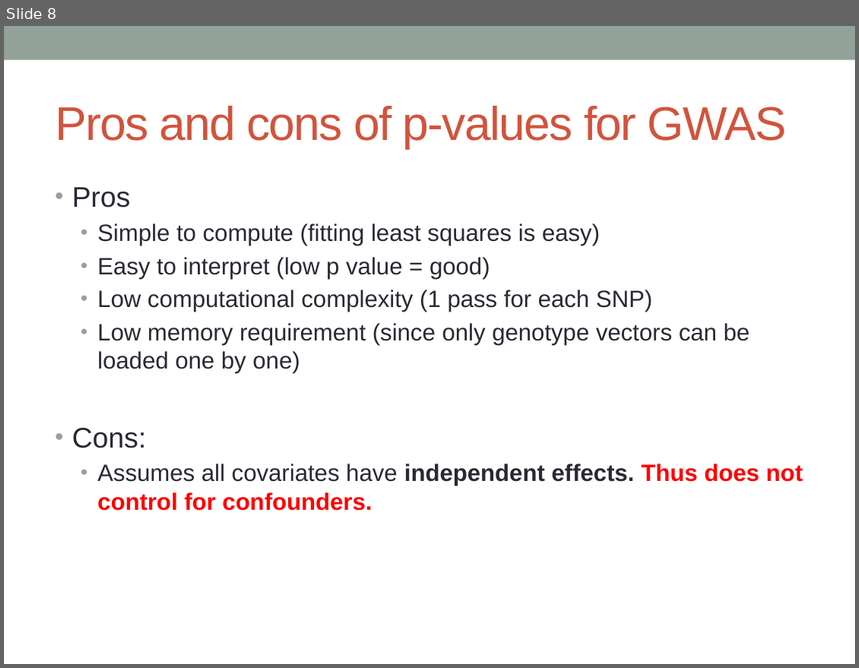
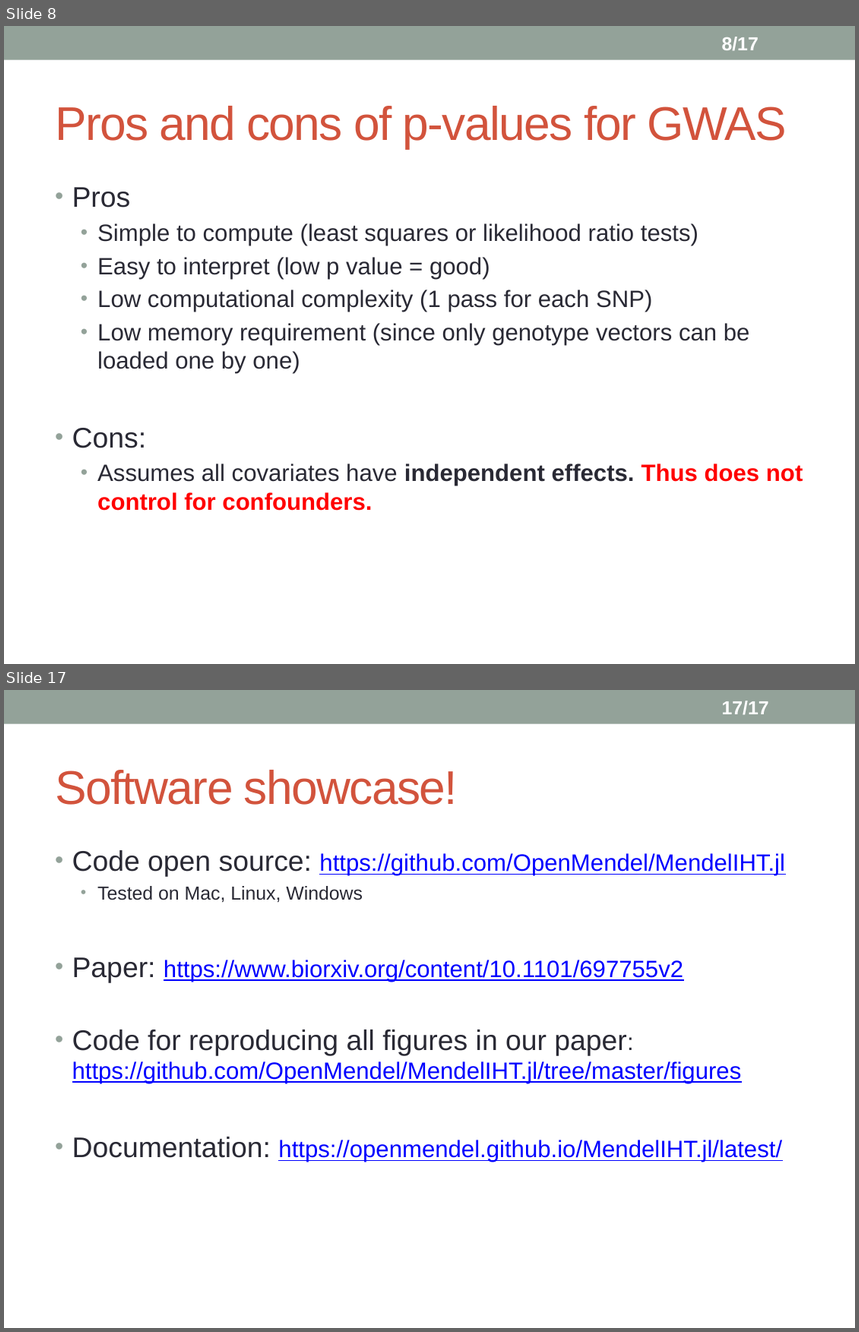
Before and after one commit to biona001/public-talks, a slide deck: QCBio luncheon 2020/Presentation1.pptx. Shown one above the other, each under a label of ours: slide 8 before the commit, slides 8 and 17 after it; the slides between them are not shown. The pictures are 859x668 and 859x1332 pixels, drawn with LibreOffice and Linux fonts; fonts in the diff are those of the drawing. Boxes give left, top, right and bottom in pixels: in the first picture for what was removed or moved away, otherwise in the second. Text is boxed around its words. In the diff, an @@ line names an element or a change of style, - is before the commit and + after.

```diff
--- a/QCBio luncheon 2020/Presentation1.pptx
+++ b/QCBio luncheon 2020/Presentation1.pptx
@@ slide 17 added at [4,690,855,1328], background #FFFFFF; not listed: 1 template element that a slide beside it also shows @@
@@ page number added at [722,701,769,715], 16 pt, text #FFFFFF, bold @@
+17/17
@@ title added at [55,770,458,805], 40 pt, text #D2533C @@
+Software showcase!
@@ text added at [72,850,785,1163], 20 pt, text #0000FF, underline @@
+• Code open source: https://github.com/OpenMendel/MendelIHT.jl
+  • Tested on Mac, Linux, Windows
+• Paper: https://www.biorxiv.org/content/10.1101/697755v2
+• Code for reproducing all figures in our paper: https://github.com/OpenMendel/MendelIHT.jl/tree/master/figures
+• Documentation: https://openmendel.github.io/MendelIHT.jl/latest/
@@ slide 8 changed as well @@
@@ page number added at [722,37,759,51], 16 pt, text #FFFFFF, bold @@
+8/17
@@ text at [97,224,699,246]: text changed @@
-  • Simple to compute (fitting least squares is easy)
+  • Simple to compute (least squares or likelihood ratio tests)
```
Also in this commit, not shown: 8 other slides changed, 6 other slides added, 2 slides removed, 1 other file.
